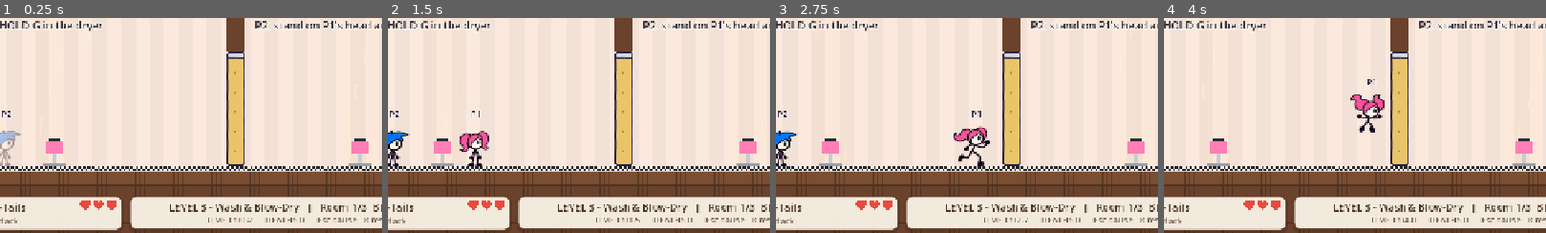
Above: before the commit, frames 1-4 (left to right).
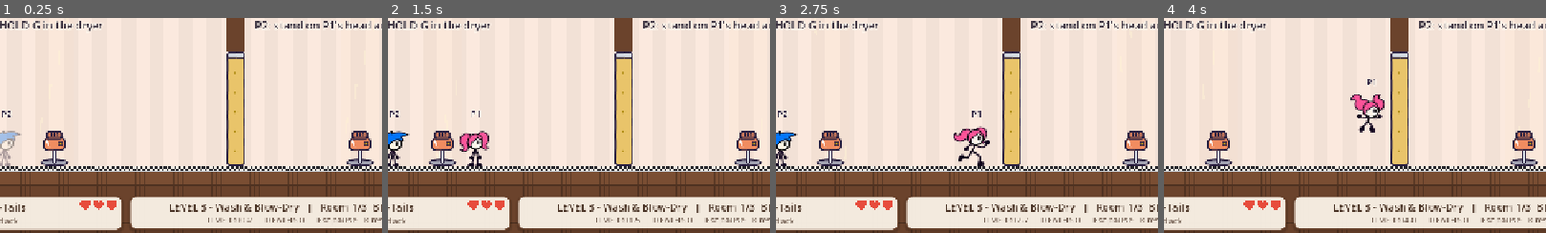
Above: after the commit, the same moments.

Repository: ZSYUYIIE/ohnomyhair
Game: Godot game, scene res://scenes/levels/level_03.tscn
Same seed, same stepped clock (60 frames per second), same inputs: the game is played once before the commit and once after it. This scene is started directly instead of the project's main scene.
Inputs (mouse positions are % of the whole screen's width and height, from its top left):
- Up to frame 1 (0.25 s): no input
- Up to frame 2 (1.5 s): tap Enter (ui_accept) at 0.5 s; move the mouse to (72, 45) at 0.52 s; hold D (p1_right) 0.53-1.25 s; click (72, 45) at 0.67 s; tap W (p1_jump) at 0.77 s; drag from (30, 55) to (57, 53) at 1.27 s
- Up to frame 3 (2.75 s): move the mouse to (60, 28) at 2.02 s; hold D (p1_right) from 2.03 s (still down)
- Up to frame 4 (4 s): release D (p1_right) at 2.75 s; drag from (45, 70) to (31, 38) at 2.77 s; move the mouse to (80, 65) at 3.52 s; hold Left (ui_left) from 3.53 s (still down); tap W (p1_jump) at 3.77 s
The pictures show only the part of the screen within x 10-60%, y 50-100%; the shares and areas given below are measured in that part.

The runs differ from the first frame. In frame 1, 1.5% of the frame differs, in the area x 10-98%, y 52-69%; in frame 2, 1.5%; in frame 3, 1.5%; in frame 4, 1.5%.

Commit message:
Station art and sprite effects for the salon mechanics
- Doodle-style art for the hair dryer, shower head, growth tonic and hot
  flat iron (tools/art/make_salon_props.py, reusing make_l1_art helpers);
  the props draw it and keep their motion in code.
- Sprite effects: wet tint + drips, a HairSnip puff on every hit (sprites
  can't shorten hair), twin-tails shows the pull pose holding a scissor.
- Docs: hair-as-health wording, L3 art notes, art direction entry.

Co-Authored-By: Claude Opus 5.5 <noreply@anthropic.com>

Diff:
--- a/scenes/player/abilities/twin_tails.gd
+++ b/scenes/player/abilities/twin_tails.gd
@@ -106,6 +106,8 @@
 
 
 func anim() -> StringName:
+	if is_holding_scissor():
+		return &"pull"   # arms up, holding the caught scissor overhead
 	if _pose_left > 0.0:
 		return _pose
 	if _spin > 0.0:
--- a/scenes/player/player.gd
+++ b/scenes/player/player.gd
@@ -14,6 +14,8 @@
 	Hair.POMPADOUR: preload("res://scenes/player/abilities/pompadour.gd"),
 }
 const HALF_SIZE := Vector2(14, 22)  # keep in sync with CollisionShape2D (28x44)
+## Sprite tint while soaked by a shampoo shower.
+const WET_TINT := Color(0.72, 0.86, 1.0)
 ## Carried friend is drawn this far below the carrier. Visual only: their collision
 ## box sits exactly on the carrier's, so they can never snag on a ledge the carrier clears.
 const CARRY_HANG := Vector2(0, 30)
@@ -146,6 +148,8 @@
 			anim = &"jump" if velocity.y < 0.0 else &"fall"
 	if sprite.animation != anim:
 		sprite.play(anim)
+	# Soaked by a shampoo shower: a cool, washed-out tint (the drips are WetDrips).
+	sprite.modulate = WET_TINT if is_wet() else Color.WHITE
 
 
 ## Cartoon squash & stretch: snap to `amount`, spring back to normal.
@@ -270,6 +274,7 @@
 		return
 	hp -= damage
 	_invincible = invincible_time
+	_snip_hair()
 	if knockback != Vector2.ZERO and carried_by == null:
 		velocity = knockback
 		control_lock = 0.2
@@ -298,8 +303,11 @@
 
 
 ## How much hair is left, 1.0 = full. Hair is the health bar: each hit snips some off.
-func hair_left() -> float:
-	return clampf(float(hp) / float(max_hp), 0.34, 1.0)
+## Hair is the health bar: every hit snips a little puff of hair off in the haircut's colour.
+func _snip_hair() -> void:
+	var snip := HairSnip.new(ability.get("HAIR_COLOR") if ability.get("HAIR_COLOR") != null else Color.WHITE)
+	snip.position = global_position + Vector2(0, -HALF_SIZE.y)
+	get_parent().add_child(snip)
 
 
 func make_invincible(seconds: float) -> void:
@@ -432,6 +440,33 @@
 	return col
 
 
+## A puff of snipped hair strands that fall and fade (spawned by a hit).
+class HairSnip extends Node2D:
+	var color: Color
+	var _t := 0.0
+	var _strands: Array[Vector2] = []
+
+	func _init(c: Color) -> void:
+		color = c
+		z_index = 2
+		for i in 7:
+			_strands.append(Vector2(randf_range(-1.0, 1.0), randf_range(-1.0, -0.3)).normalized() * randf_range(60.0, 130.0))
+
+	func _process(delta: float) -> void:
+		_t += delta
+		if _t > 0.7:
+			queue_free()
+		queue_redraw()
+
+	func _draw() -> void:
+		var a := 1.0 - _t / 0.7
+		for v in _strands:
+			var p := v * _t + Vector2(0, 260.0 * _t * _t)
+			var tail := p - v.normalized() * 7.0
+			draw_line(tail, p, Color(color, a), 3.0)
+			draw_line(tail, p, Color("2b2140", a * 0.6), 1.0)
+
+
 ## Water drips around a soaked player (drawn under the Visual node, so it flips with it).
 class WetDrips extends Node2D:
 	var player: Player
--- a/scenes/props/growth_tonic.gd
+++ b/scenes/props/growth_tonic.gd
@@ -2,6 +2,8 @@
 extends Area2D
 ## Hair-growth tonic bottle: grows back one notch of hair (1 HP). A friend at full hair
 ## leaves it for the other. Comes back when the room restarts. Position is its center.
+
+const ART := preload("res://assets/art/props/prop_tonic.png")
 
 var _t := 0.0
 
@@ -24,11 +26,6 @@
 
 func _draw() -> void:
 	var bob := sin(_t * 3.0) * 3.0
-	var glass := Color("6fcf97")
-	draw_rect(Rect2(-9, -10 + bob, 18, 22), glass)
-	draw_rect(Rect2(-4, -16 + bob, 8, 6), glass.darkened(0.2))
-	draw_rect(Rect2(-5, -20 + bob, 10, 4), Color("c0392b"))
-	draw_rect(Rect2(-7, -4 + bob, 14, 8), Color("fffaf0"))
-	draw_line(Vector2(-4, 0 + bob), Vector2(4, 0 + bob), Color("2e8b57"), 2.0)
+	draw_texture(ART, Vector2(-12, -18 + bob))
 	if int(_t * 4.0) % 2 == 0:
-		draw_circle(Vector2(11, -14 + bob), 2.0, Color(1, 1, 1, 0.9))
+		draw_circle(Vector2(12, -16 + bob), 2.0, Color(1, 1, 1, 0.95))
--- a/scenes/props/hair_dryer.gd
+++ b/scenes/props/hair_dryer.gd
@@ -12,6 +12,8 @@
 @export var lift_speed := 300.0
 @export var lift_accel := 1800.0
 @export var warm_fall_speed := 260.0
+
+const ART := preload("res://assets/art/props/prop_dryer.png")
 
 var _t := 0.0
 
@@ -49,16 +51,11 @@
 
 
 func _draw() -> void:
-	# Warm air: faint streaks rising up the column.
+	# Warm air: faint cream streaks rising up the column (motion stays in code).
 	var streaks := int(size.x / 16.0)
 	for i in streaks:
 		var x := 8.0 + i * 16.0
 		var y := size.y - fmod(_t * 220.0 + i * 57.0, size.y)
-		draw_line(Vector2(x, y), Vector2(x + sin(_t * 6.0 + i) * 3.0, y - 26.0), Color(1, 0.95, 0.85, 0.45), 3.0)
-	draw_rect(Rect2(Vector2.ZERO, size), Color(1, 0.85, 0.6, 0.08))
-	# The dryer: chrome stand and a pink nozzle pointing up.
-	var base := Vector2(size.x / 2.0, size.y)
-	draw_rect(Rect2(base + Vector2(-18, -6), Vector2(36, 6)), Color("9aa0a6"))
-	draw_rect(Rect2(base + Vector2(-4, -22), Vector2(8, 16)), Color("c8ccd2"))
-	draw_rect(Rect2(base + Vector2(-14, -40), Vector2(28, 20)), Color("ff7eb6"))
-	draw_rect(Rect2(base + Vector2(-10, -46), Vector2(20, 6)), Color("2c2c34"))
+		draw_line(Vector2(x, y), Vector2(x + sin(_t * 6.0 + i) * 3.0, y - 26.0), Color(1, 0.95, 0.85, 0.5), 3.0)
+	draw_rect(Rect2(Vector2.ZERO, size), Color(1, 0.85, 0.6, 0.06))
+	draw_texture(ART, Vector2(size.x / 2.0 - 32.0, size.y - 64.0))
--- a/scenes/props/hot_iron.gd
+++ b/scenes/props/hot_iron.gd
@@ -8,6 +8,8 @@
 @export var warn_time := 0.5
 @export var on_time := 1.0
 @export var phase := 0.0
+
+const ART := preload("res://assets/art/props/prop_iron.png")
 
 var _t := 0.0
 
@@ -33,24 +35,15 @@
 
 
 func _draw() -> void:
-	var chrome := Color("c8ccd2")
-	var plate := Color("8a9099")
-	if is_active():
-		plate = Color("ff4b2b")
-	elif _is_warning():
-		plate = Color("ff9f43") if fmod(_t, 0.2) < 0.1 else Color("b37a4c")
-	# Two long plates, hinged at the left end; a cord trails off the right.
-	var h := size.y
-	draw_rect(Rect2(0, h - 8, size.x, 8), Color("2d2d34"))
-	draw_rect(Rect2(4, h - 14, size.x - 8, 6), plate)
-	draw_rect(Rect2(4, h - 15, size.x - 8, 2), chrome)
-	draw_circle(Vector2(6, h - 8), 5.0, Color("2d2d34"))
-	draw_line(Vector2(size.x, h - 4), Vector2(size.x + 10, h - 1), Color("2d2d34"), 3.0)
+	# Frames: cold | red-hot. While warning it flickers between the two.
+	var hot := is_active() or (_is_warning() and fmod(_t, 0.2) < 0.1)
+	draw_texture_rect_region(ART, Rect2(0, size.y - 24, size.x, 24), Rect2(64 if hot else 0, 0, 64, 24))
 	if is_active():
 		# Steam wisps rising off the plates.
+		var h := size.y
 		var x := 10.0
 		while x < size.x - 6.0:
 			var sway := sin(_t * 9.0 + x) * 3.0
-			draw_line(Vector2(x, h - 16), Vector2(x + sway, h - 30), Color(1, 1, 1, 0.7), 2.0)
-			draw_line(Vector2(x + sway, h - 30), Vector2(x - sway, h - 42), Color(1, 1, 1, 0.4), 2.0)
+			draw_line(Vector2(x, h - 16), Vector2(x + sway, h - 30), Color(1, 1, 1, 0.75), 2.0)
+			draw_line(Vector2(x + sway, h - 30), Vector2(x - sway, h - 42), Color(1, 1, 1, 0.45), 2.0)
 			x += 14.0
--- a/scenes/props/shower_head.gd
+++ b/scenes/props/shower_head.gd
@@ -10,6 +10,8 @@
 @export var on_time := 1.6
 @export var phase := 0.0
 @export var wet_seconds := 8.0
+
+const ART := preload("res://assets/art/props/prop_shower.png")
 
 var _t := 0.0
 
@@ -45,20 +47,19 @@
 
 func _draw() -> void:
 	var cx := size.x / 2.0
-	# Pipe from the ceiling and the chrome head.
-	draw_rect(Rect2(cx - 3, 0, 6, 10), Color("9aa0a6"))
-	draw_colored_polygon(PackedVector2Array([Vector2(cx - 26, 22), Vector2(cx + 26, 22), Vector2(cx + 12, 8), Vector2(cx - 12, 8)]), Color("c8ccd2"))
 	var water := Color("4aa3df")
+	var top := 34.0
 	if is_active():
-		draw_rect(Rect2(cx - 24, 22, 48, size.y - 22), Color(water, 0.18))
+		draw_rect(Rect2(cx - 24, top, 48, size.y - top), Color(water, 0.16))
 		var lanes := 6
 		for i in lanes:
 			var x := cx - 22.0 + i * 44.0 / (lanes - 1)
 			var y := fmod(_t * 520.0 + i * 37.0, 60.0)
-			while y < size.y - 22.0:
-				draw_line(Vector2(x, 22 + y), Vector2(x, 22 + y + 18), Color(water, 0.75), 2.0)
+			while y < size.y - top:
+				draw_line(Vector2(x, top + y), Vector2(x, top + y + 18), Color(water, 0.75), 2.0)
 				y += 60.0
 	elif _is_warning():
 		for i in 3:
 			var y := fmod(_t * 200.0 + i * 20.0, 60.0)
-			draw_circle(Vector2(cx - 12.0 + i * 12.0, 26 + y), 3.0, water)
+			draw_circle(Vector2(cx - 12.0 + i * 12.0, top + y), 3.0, water)
+	draw_texture(ART, Vector2(cx - 32.0, 0.0))
--- a/tests/test_combos.gd
+++ b/tests/test_combos.gd
@@ -369,7 +369,7 @@
 	_check(is_instance_valid(full), "tonic: a friend with full hair leaves it")
 	full.free()
 	a.take_hit(1)
-	_check(a.hp == 2 and a.hair_left() < 1.0, "tonic: a hit snips the hair shorter")
+	_check(a.hp == 2 and _arena.get_children().any(func(n): return n is Player.HairSnip), "tonic: a hit costs a heart and snips a puff of hair")
 	var tonic := GrowthTonic.new()
 	tonic.position = a.global_position
 	_arena.add_child(tonic)
Binary file added: assets/art/props/prop_dryer.png
Not shown, added: assets/art/props/prop_dryer.png.import
Binary file added: assets/art/props/prop_iron.png
Not shown, added: assets/art/props/prop_iron.png.import
Binary file added: assets/art/props/prop_shower.png
Not shown, added: assets/art/props/prop_shower.png.import
Binary file added: assets/art/props/prop_tonic.png
Not shown, added: assets/art/props/prop_tonic.png.import
Not shown, changed: .gitignore
Not shown, changed: README.md
Not shown, changed: docs/art/l1_art_direction.md
Not shown, changed: docs/design/refinement.md
(and 2 more such lines)
